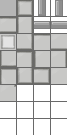
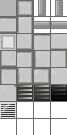
The second 67 × 135 image is a revision of the first. Changes to its layers:
added layer "stairs" above "stairs_dark" over <box>17,85,33,101</box>
added layer "stairs_dark" above "stairs_verydark" over <box>34,85,50,101</box>
added layer "stairs_verydark" above "gitter" over <box>51,85,67,101</box>
added layer "gitter" above "wall_corner" over <box>0,102,16,118</box>
